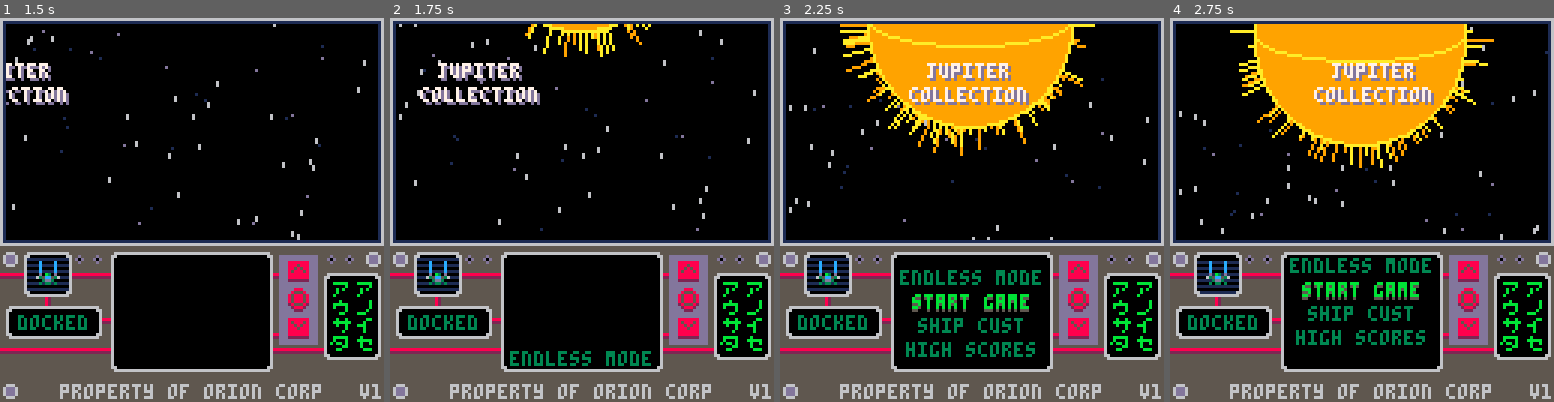
Above: before the commit, frames 1-4 (left to right).
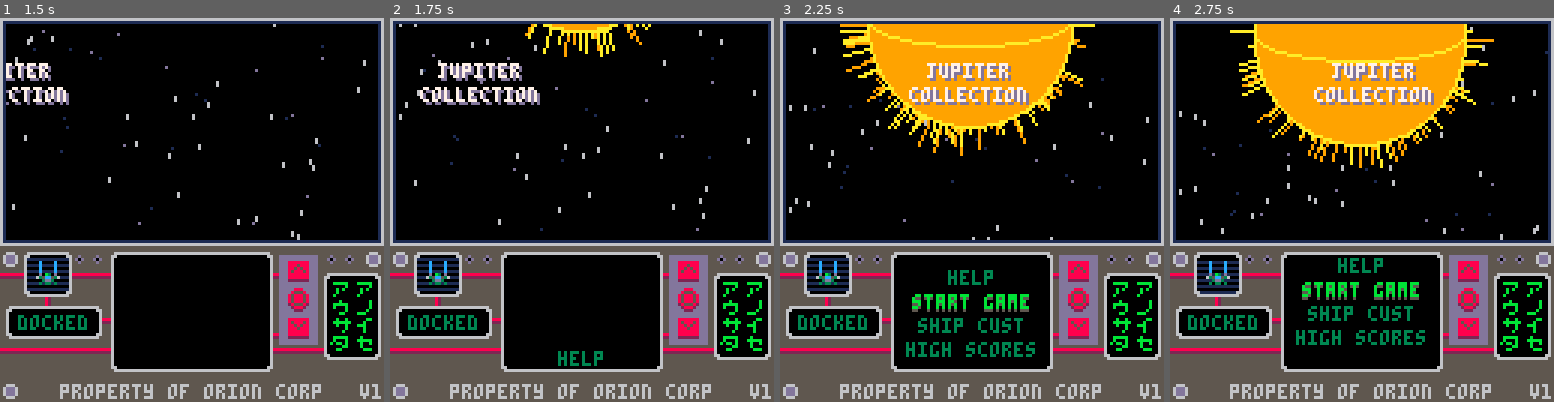
Above: after the commit, the same moments.

Repository: jacobneal65/drop-p8
Game: PICO-8 cartridge drop.p8
Same seed, same stepped clock (60 frames per second), same inputs: the game is played once before the commit and once after it.
Inputs:
- Up to frame 1 (1.5 s): tap X (X key) at 0.33, 1.07 s; tap O (Z key) at 0.7 s
- Up to frame 2 (1.75 s): hold Right from 1.6 s (still down); tap O (Z key) at 1.7 s
- Up to frame 3 (2.25 s): tap X (X key) at 1.85 s; release Right at 2.1 s; tap O (Z key) at 2.1 s; hold Up from 2.15 s (still down)
- Up to frame 4 (2.75 s): release Up at 2.42 s; hold Right from 2.47 s (still down); tap O (Z key) at 2.5 s

Frame 1 is identical in both runs. In frame 2, 0.7% of the frame differs, in the area x 31-68%, y 86-91%; in frame 3, 0.7%; in frame 4, 0.7%.

Commit message:
changed endless mode to help

Diff:
--- a/drop.p8
+++ b/drop.p8
@@ -135,7 +135,7 @@
 	sun_off=-140
 	gen_tmr=0
 	init_fruitlet()
-	m={"endless mode","start game","ship cust","high scores"}
+	m={"help","start game","ship cust","high scores"}
 	my_off={0,0,0,0}
 	_lerpfn=blank
 	lerp_tmr=0
